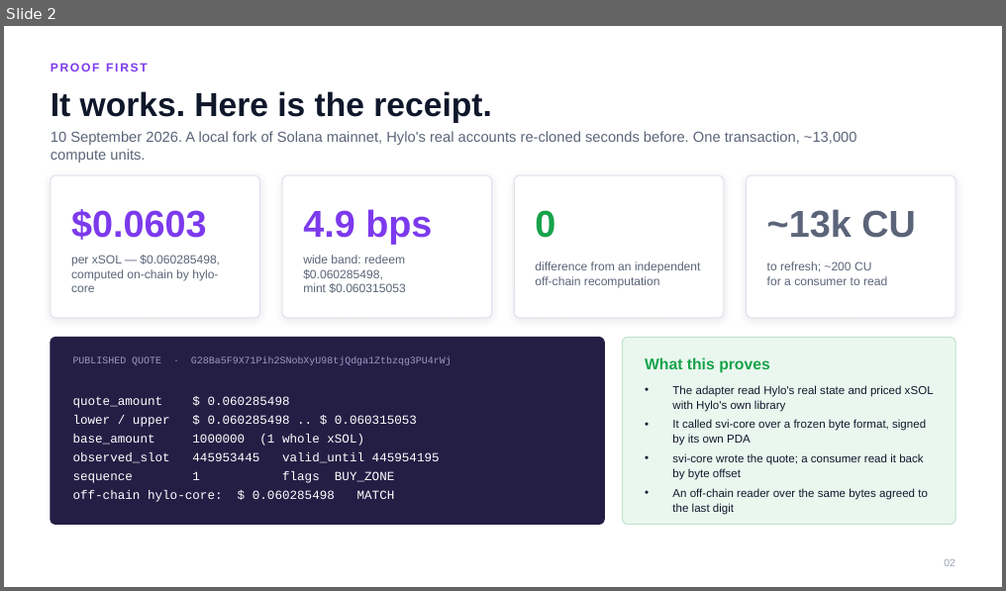
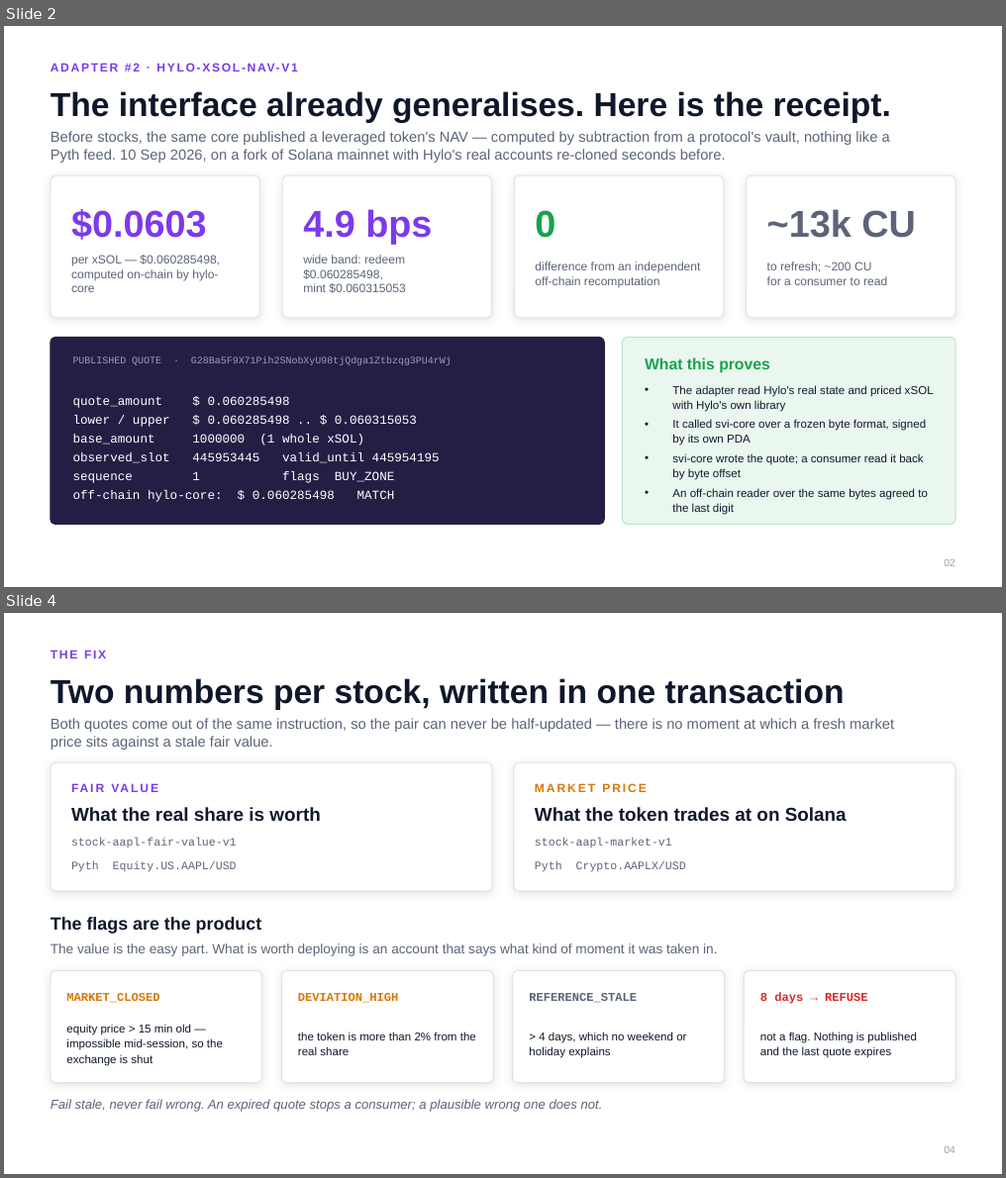
Before and after one commit to princedotrs/solana-valuation-interface, a slide deck: docs/deck/svi-pitch-deck.pptx. Shown one above the other, each under a label of ours: slide 2 before the commit, slides 2 and 4 after it; the slides between them are not shown. The pictures are 1006x591 and 1006x1178 pixels, drawn with LibreOffice and Linux fonts; fonts in the diff are those of the drawing. Boxes give left, top, right and bottom in pixels: in the first picture for what was removed or moved away, otherwise in the second. Text is boxed around its words. In the diff, an @@ line names an element or a change of style, - is before the commit and + after.

```diff
--- a/docs/deck/svi-pitch-deck.pptx
+++ b/docs/deck/svi-pitch-deck.pptx
@@ slide 4 added at [4,613,1002,1174], background #FFFFFF @@
@@ text added at [51,650,106,659], 11.5 pt, text #7C3AED, bold @@
+THE FIX
@@ text added at [51,678,845,710], 32 pt, text #0F172A, bold @@
+Two numbers per stock, written in one transaction
@@ text added at [51,718,894,750], 14 pt, text #5B6478 @@
+Both quotes come out of the same instruction, so the pair can never be half-updated — there is no moment at which a fresh market price sits against a stale fair value.
@@ text added at [210,736,272,747], 11.5 pt, text #7C3AED, bold @@
+FAIR VALUE
@@ rounded rectangle added at [51,762,492,891], fill #FFFFFF, outline #E2E0EC 1 pt @@
@@ rounded rectangle added at [514,762,955,891], fill #FFFFFF, outline #E2E0EC 1 pt @@
@@ text added at [535,783,647,792], 11.5 pt, text #D97706, bold @@
+MARKET PRICE
@@ text added at [71,807,320,821], 18 pt, text #0F172A, bold @@
+What the real share is worth
@@ text added at [535,807,846,821], 18 pt, text #0F172A, bold @@
+What the token trades at on Solana
@@ text added at [71,838,237,848], 11 pt, text #5B6478 @@
+stock-aapl-fair-value-v1
@@ text added at [535,838,672,848], 11 pt, text #5B6478 @@
+stock-aapl-market-v1
@@ text added at [71,861,237,872], 11 pt, text #5B6478 @@
+Pyth Equity.US.AAPL/USD
@@ text added at [535,861,686,872], 11 pt, text #5B6478 @@
+Pyth Crypto.AAPLX/USD
@@ text added at [51,917,262,934], 17 pt, text #0F172A, bold @@
+The flags are the product
@@ text added at [51,944,717,957], 13 pt, text #5B6478 @@
+The value is the easy part. What is worth deploying is an account that says what kind of moment it was taken in.
@@ rounded rectangle added at [51,970,262,1083], fill #FFFFFF, outline #E2E0EC 1 pt @@
@@ text added at [66,993,159,1003], 11.5 pt, text #D97706, bold @@
+MARKET_CLOSED
@@ rounded rectangle added at [282,970,494,1083], fill #FFFFFF, outline #E2E0EC 1 pt @@
@@ text added at [298,993,398,1003], 11.5 pt, text #D97706, bold @@
+DEVIATION_HIGH
@@ rounded rectangle added at [513,970,725,1083], fill #FFFFFF, outline #E2E0EC 1 pt @@
@@ text added at [529,993,637,1003], 11.5 pt, text #5B6478, bold @@
+REFERENCE_STALE
@@ rounded rectangle added at [744,970,955,1083], fill #FFFFFF, outline #E2E0EC 1 pt @@
@@ text added at [760,993,868,1004], 11.5 pt, text #DC2626, bold @@
+8 days → REFUSE
@@ text added at [66,1024,223,1066], 11 pt, text #0F172A @@
+equity price > 15 min old — impossible mid-session, so the exchange is shut
@@ text added at [298,1032,476,1056], 11 pt, text #0F172A @@
+the token is more than 2% from the real share
@@ text added at [529,1032,686,1059], 11 pt, text #0F172A @@
+> 4 days, which no weekend or holiday explains
@@ text added at [760,1032,917,1059], 11 pt, text #0F172A @@
+not a flag. Nothing is published and the last quote expires
@@ text added at [51,1099,603,1112], 12.5 pt, text #5B6478, italic @@
+Fail stale, never fail wrong. An expired quote stops a consumer; a plausible wrong one does not.
@@ text added at [944,1147,955,1154], 10 pt, text #9AA3B5 @@
+04
@@ slide 2 changed as well @@
@@ text at [51,91,891,123]: text changed @@
-It works. Here is the receipt.
+The interface already generalises. Here is the receipt.
@@ text at [51,131,890,163]: text changed @@
-10 September 2026. A local fork of Solana mainnet, Hylo's real accounts re-cloned seconds before. One transaction, ~13,000 compute units.
+Before stocks, the same core published a leveraged token's NAV — computed by subtraction from a protocol's vault, nothing like a Pyth feed. 10 Sep 2026, on a fork of Solana mainnet with Hylo's real accounts re-cloned seconds before.
@@ text at [696,385,934,397]: text changed @@
-PROOF FIRST
+ADAPTER #2 · HYLO-XSOL-NAV-V1
```
Also in this commit, not shown: 14 other slides changed, 4 other slides added, 4 slides removed, 3 other files.
